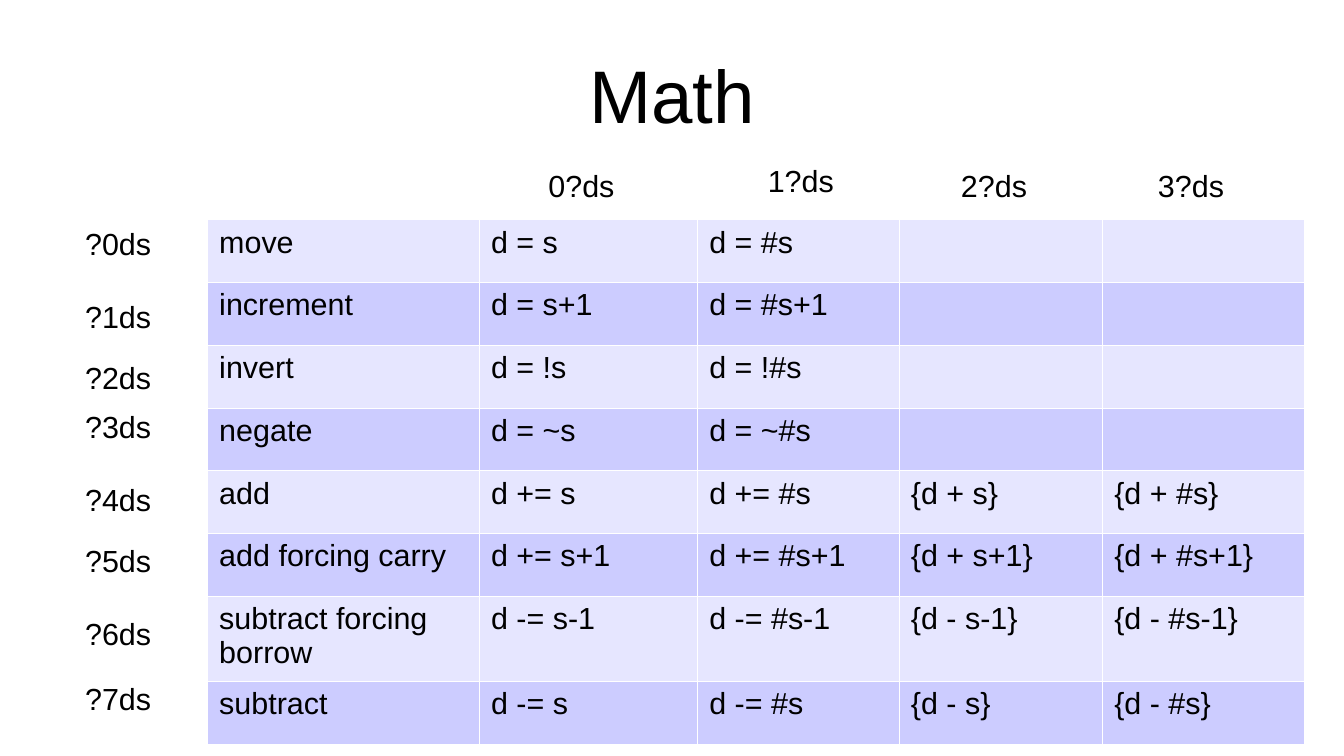
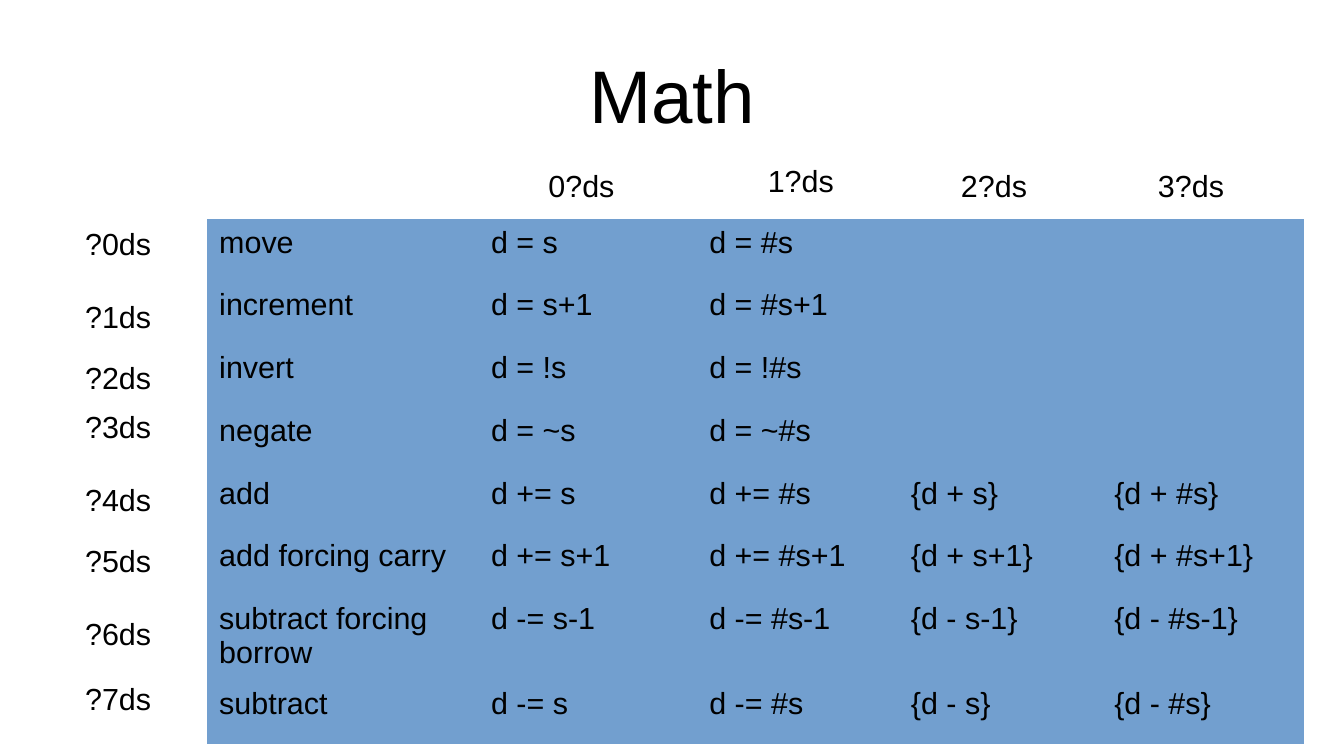
Before and after one commit to jeceljr/baby42, a slide deck: slide 10 of doc/baby42_slides.odp. Drawn at 1344x756 pixels with LibreOffice and Linux fonts; fonts in the diff are those of the drawing. Boxes give left, top, right and bottom in pixels: in the first picture for what was removed or moved away, otherwise in the second. Text is boxed around its words. In the diff, an @@ line names an element or a change of style, - is before the commit and + after.

```diff
--- a/doc/baby42_slides.odp
+++ b/doc/baby42_slides.odp
@@ table at bbox=[207, 220, 1305, 739] @@
@@ fill #E6E6FF to #729FCF in 20 cells @@
@@ fill #CCCCFF to #729FCF in 20 cells @@
@@ borders changed @@
```
Also in this commit, not shown: 19 other slides changed, 1 slide added, 1 other file.
